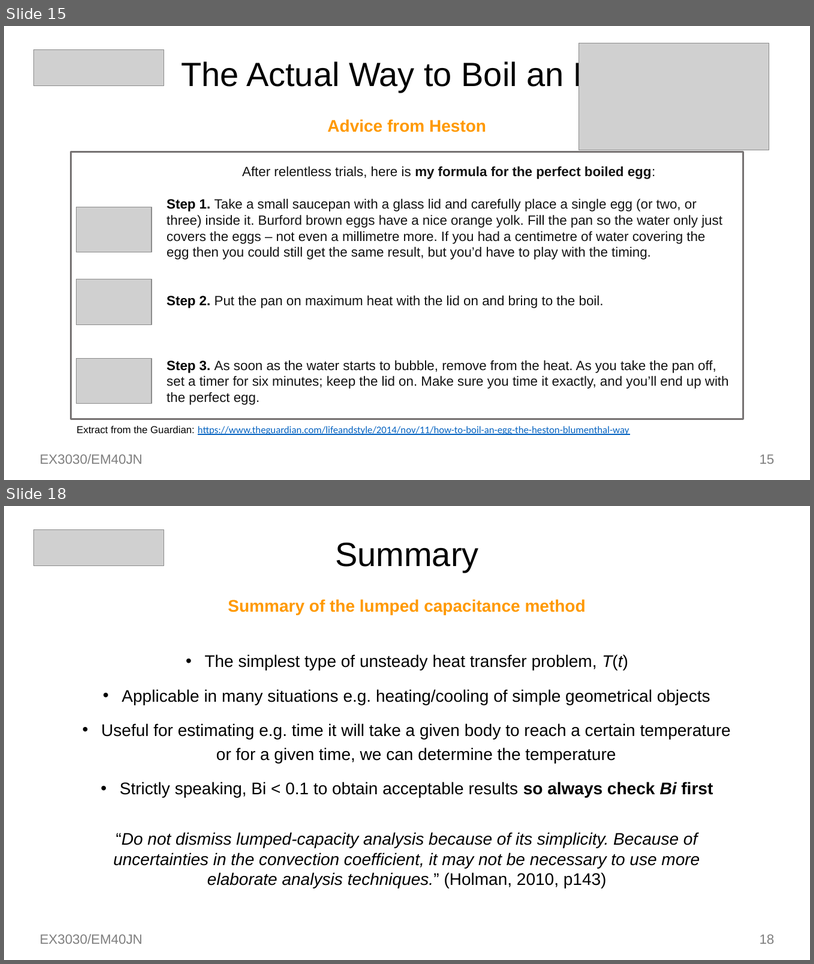
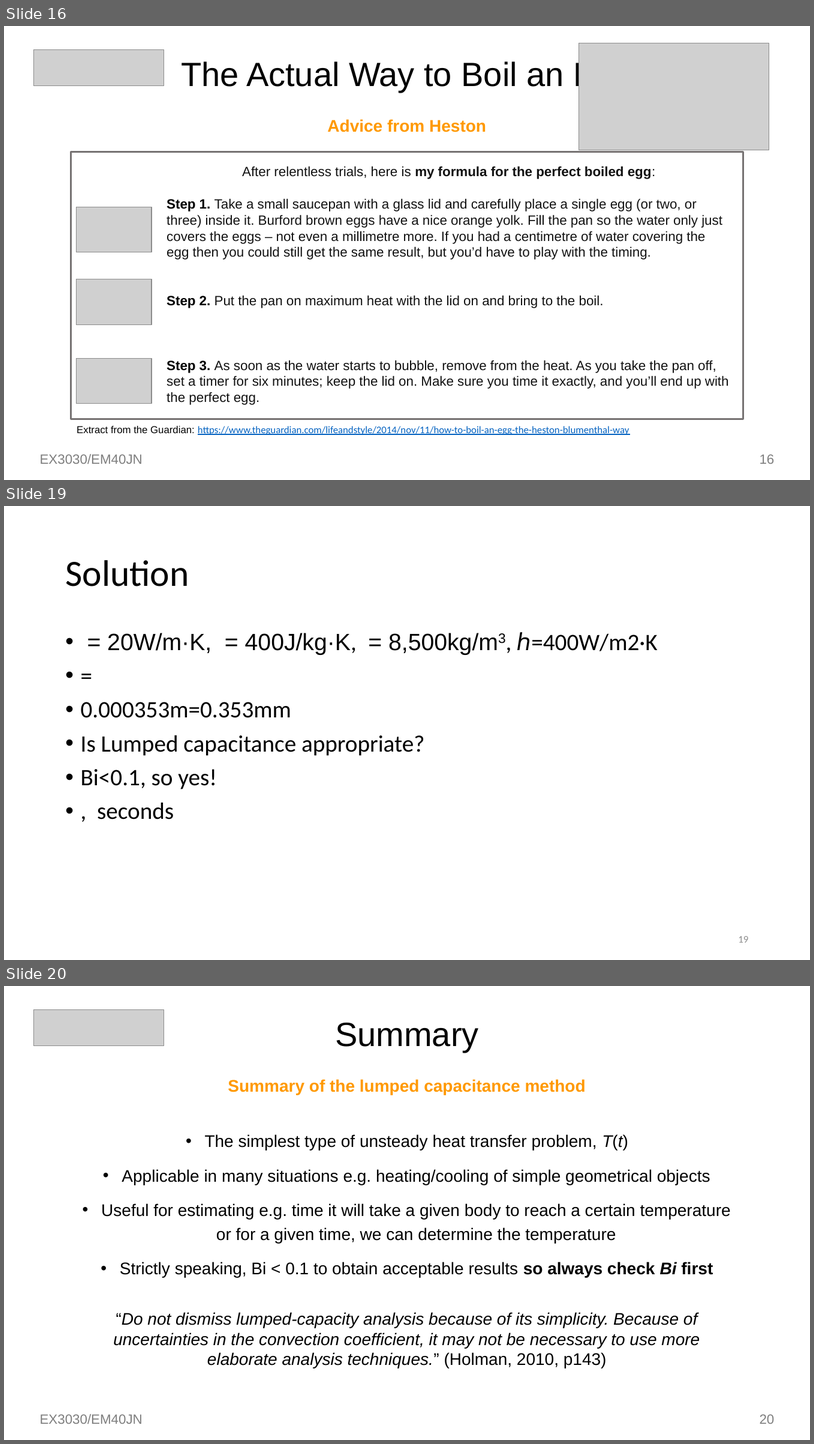
Before and after one commit to toastedcrumpets/HMMT, a slide deck: oldnotes/Week7-01.pptx. Shown one above the other, each under a label of ours: slides 15 and 18 before the commit, slides 16, 19 and 20 after it; the slides between them are not shown. The pictures are 814x964 and 814x1444 pixels, drawn with LibreOffice and Linux fonts; fonts in the diff are those of the drawing; grey boxes stand for pictures. Boxes give left, top, right and bottom in pixels: in the first picture for what was removed or moved away, otherwise in the second. Text is boxed around its words. In the diff, an @@ line names an element or a change of style, - is before the commit and + after.

```diff
--- a/oldnotes/Week7-01.pptx
+++ b/oldnotes/Week7-01.pptx
@@ slide 19 added at (4,506,810,960), background #FFFFFF @@
@@ title added at (65,560,189,586), 44 pt, text #000000 @@
+Solution
@@ text added at (81,632,657,819), 28 pt, text #000000 @@
+• = 20W/m·K, = 400J/kg·K, = 8,500kg/m3, ℎ=400W/m2·K
+• =
+• 0.000353m=0.353mm
+• Is Lumped capacitance appropriate?
+• Bi<0.1, so yes!
+• , seconds
@@ page number added at (738,936,749,942), 12 pt, text #8C8C8C @@
+19
@@ what was slide 15 is now slide 16 @@
@@ page number at (760,454,775,463): text changed @@
-15
+16
@@ what was slide 18 is now slide 20 @@
@@ page number at (760,1414,775,1423): text changed @@
-18
+20
```
Also in this commit, not shown: 9 slides changed, 1 other slide added, 8 other files.
